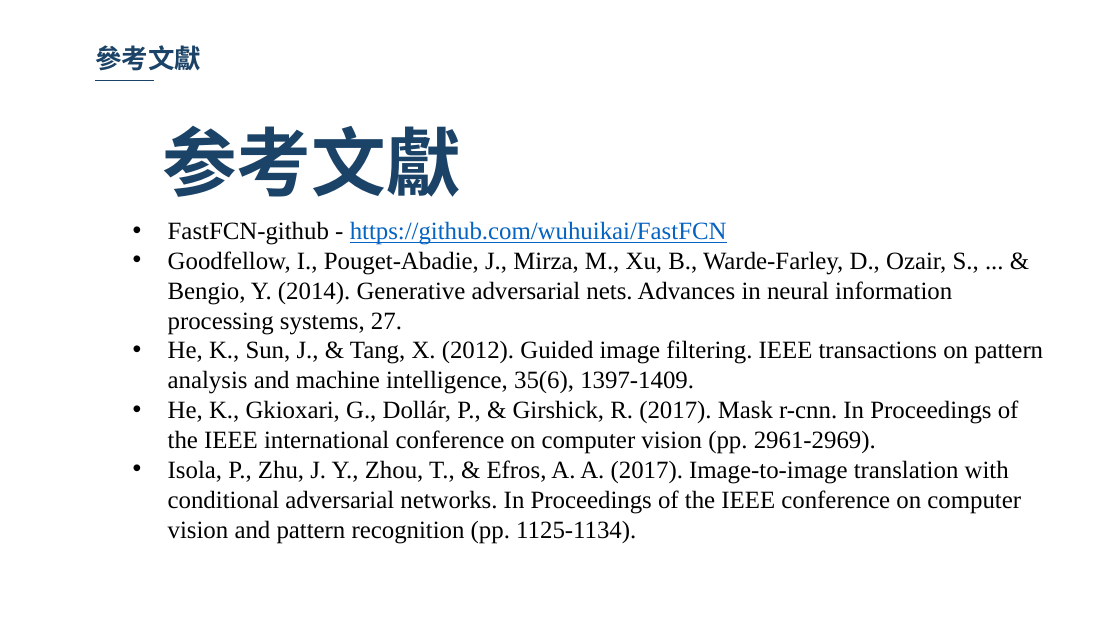
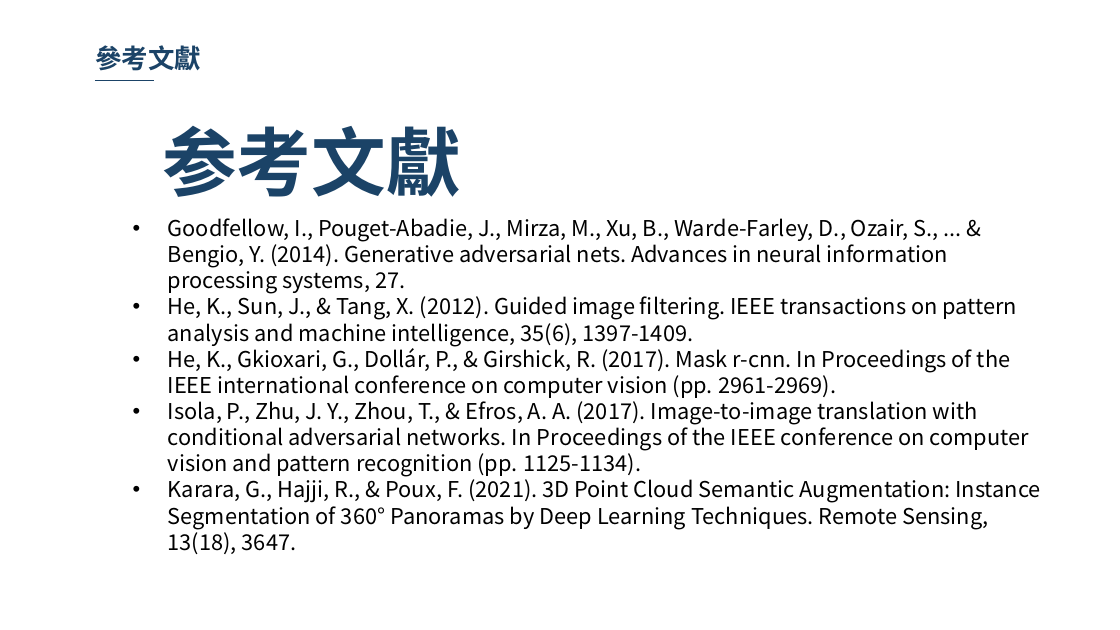
Before and after one commit to 10994015/paper, a slide deck: slide 44 of 論文/論文初審.pptx (slide 42 before the commit). Drawn at 1120x630 pixels with LibreOffice and Linux fonts; fonts in the diff are those of the drawing; background and template pictures are left out. Boxes give left, top, right and bottom in pixels: in the first picture for what was removed or moved away, otherwise in the second. Text is boxed around its words. In the diff, an @@ line names an element or a change of style, - is before the commit and + after.

```diff
--- a/論文/論文初審.pptx
+++ b/論文/論文初審.pptx
@@ text at (168,221,727,245): paragraph removed @@
-• FastFCN-github - https://github.com/wuhuikai/FastFCN
@@ text at (168,218,1030,477): size 16 to 14 pt, font Times New Roman to Noto Sans CJK SC in "Goodfellow, I., Pouget-Abadie, J., Mirza, M., Xu, ...", "He, K., Sun, J., & Tang, X. ...", "He, K., Gkioxari, G., Dollár, P., & ...", "Isola, P., Zhu, J. Y., Zhou, T., ..." @@
@@ text at (168,476,1040,554): paragraph added @@
+• Karara, G., Hajji, R., & Poux, F. (2021). 3D Point Cloud Semantic Augmentation: Instance Segmentation of 360° Panoramas by Deep Learning Techniques. Remote Sensing, 13(18), 3647.
```
Also in this commit, not shown: 18 other slides changed, 3 slides added, 1 slide removed.
